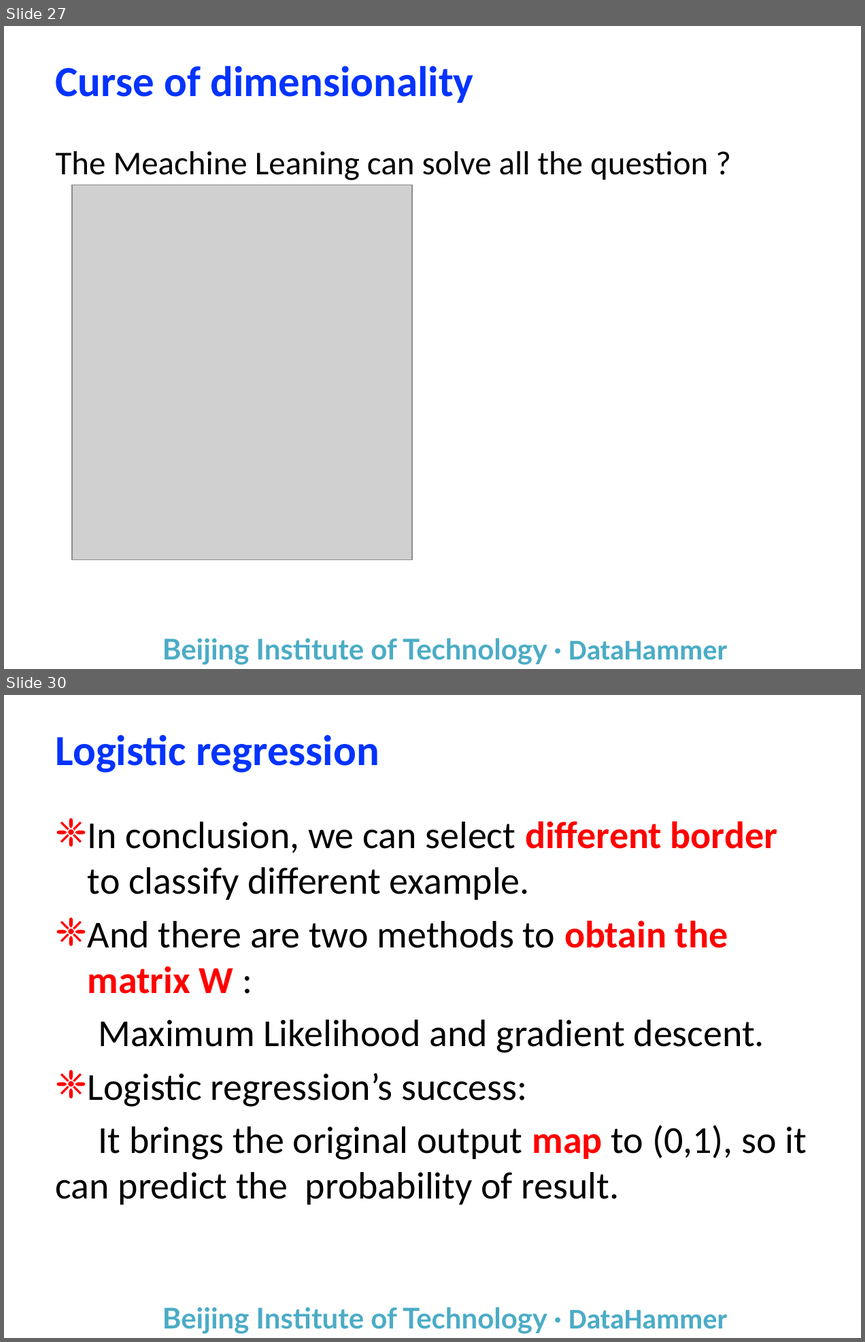
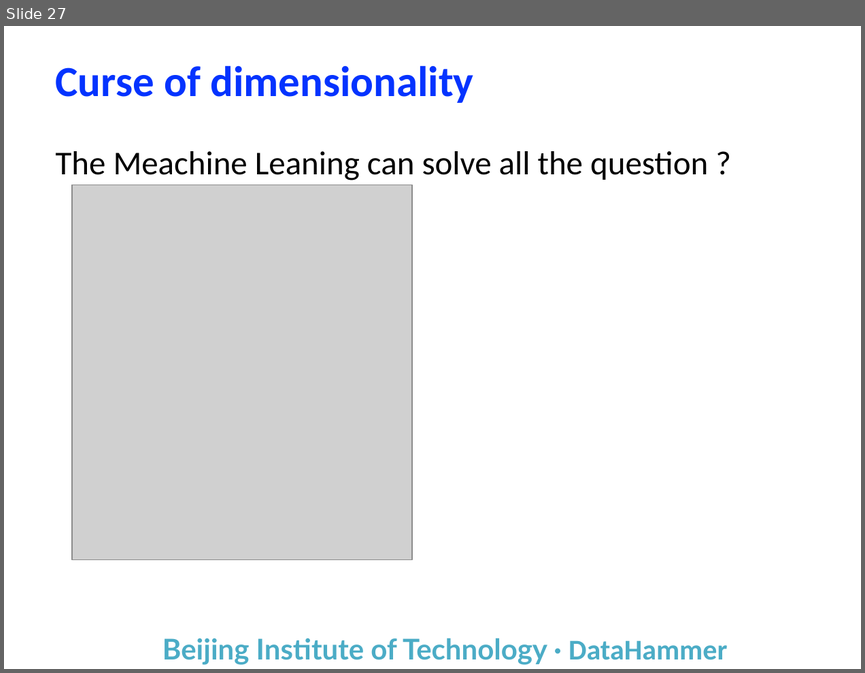
Before and after one commit to yuanba/Study, a slide deck: Report/机器学习自学基础/Machine Learning.pptx. Shown one above the other, each under a label of ours: slides 27 and 30 before the commit, slide 27 after it; the slides between them are not shown. The pictures are 865x1342 and 865x673 pixels, drawn with LibreOffice and Linux fonts; fonts in the diff are those of the drawing; grey boxes stand for pictures; background and template pictures are left out. Boxes give left, top, right and bottom in pixels: in the first picture for what was removed or moved away, otherwise in the second. Text is boxed around its words. In the diff, an @@ line names an element or a change of style, - is before the commit and + after.

```diff
--- a/Report/机器学习自学基础/Machine Learning.pptx
+++ b/Report/机器学习自学基础/Machine Learning.pptx
@@ slide 30 removed at bbox=[4, 695, 861, 1338], background #FFFFFF; not listed: 1 template element that a slide beside it also shows @@
@@ title removed at bbox=[56, 734, 379, 773] @@
-Logistic regression
@@ text removed at bbox=[56, 821, 806, 1204] @@
-❈ In conclusion, we can select different border to classify different example.
-❈ And there are two methods to obtain the matrix W :
-Maximum Likelihood and gradient descent.
-❈ Logistic regression’s success:
-It brings the original output map to (0,1), so it can predict the probability of result.
```
Also in this commit, not shown: 1 slide changed, 3 slides added, 20 other slides removed, 1 other file.
